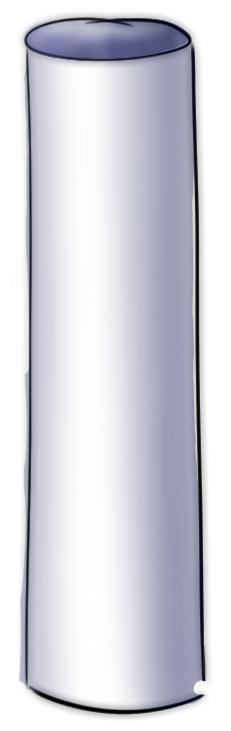
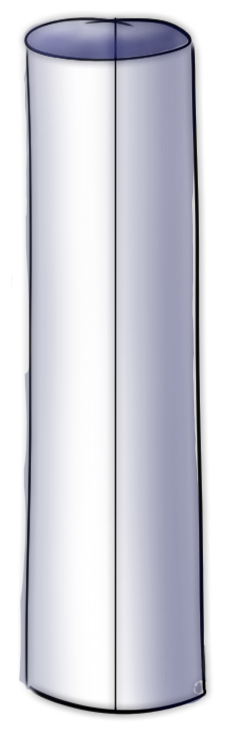
Layer changes from the first w=231, h=731 image to the second:
painted on "beaker outline" over [114, 16, 207, 711]
